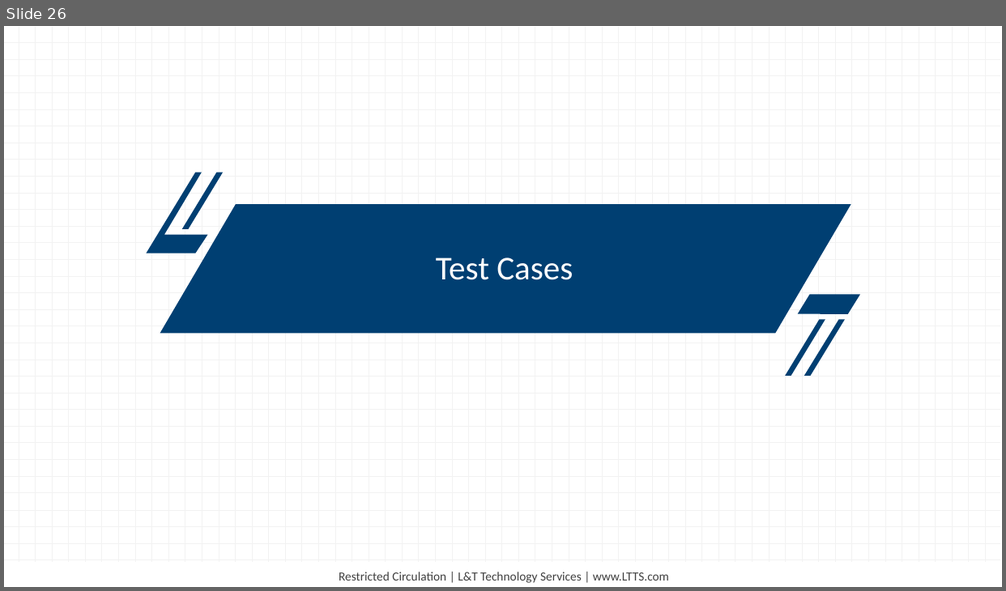
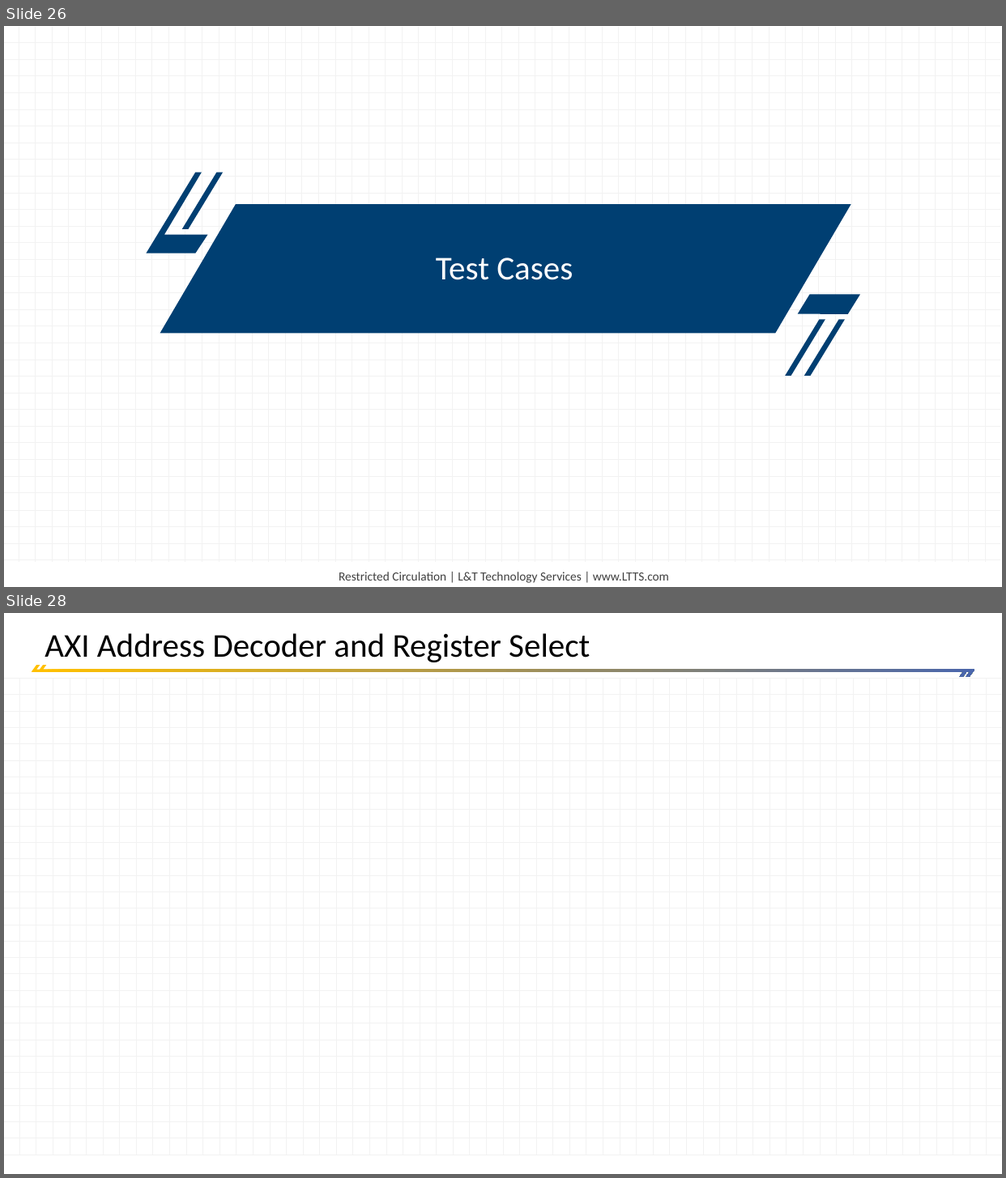
Before and after one commit to Nemiland/axi2spi, a slide deck: Documentation/Presentation/AXI-SPI Presentation.pptx. Shown one above the other, each under a label of ours: slide 26 before the commit, slides 26 and 28 after it; the slides between them are not shown. The pictures are 1006x591 and 1006x1178 pixels, drawn with LibreOffice and Linux fonts; fonts in the diff are those of the drawing. Boxes give left, top, right and bottom in pixels: in the first picture for what was removed or moved away, otherwise in the second. Text is boxed around its words. In the diff, an @@ line names an element or a change of style, - is before the commit and + after.

```diff
--- a/Documentation/Presentation/AXI-SPI Presentation.pptx
+++ b/Documentation/Presentation/AXI-SPI Presentation.pptx
@@ slide 28 added at [4, 613, 1002, 1174], background #FFFFFF @@
@@ title added at [44, 633, 590, 662], 32 pt, text #000000 @@
+AXI Address Decoder and Register Select
@@ freeform shape added at [31, 665, 968, 677], fill gradient #FFC000 to #4A66AC @@
@@ freeform shape added at [38, 665, 975, 677], fill gradient #FFC000 to #4A66AC @@
@@ group added at [4, 678, 1001, 1156]: 89 lines @@
```
Also in this commit, not shown: 1 slide changed, 5 other slides added.
